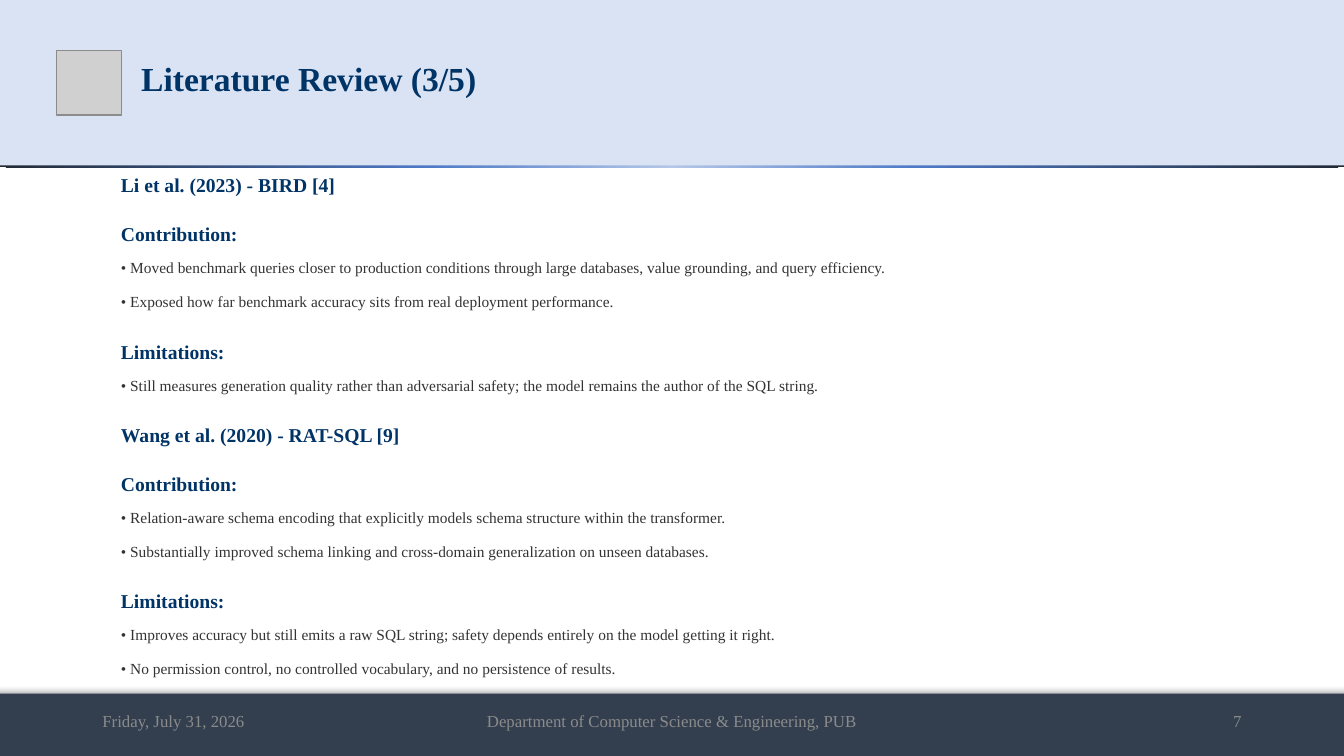
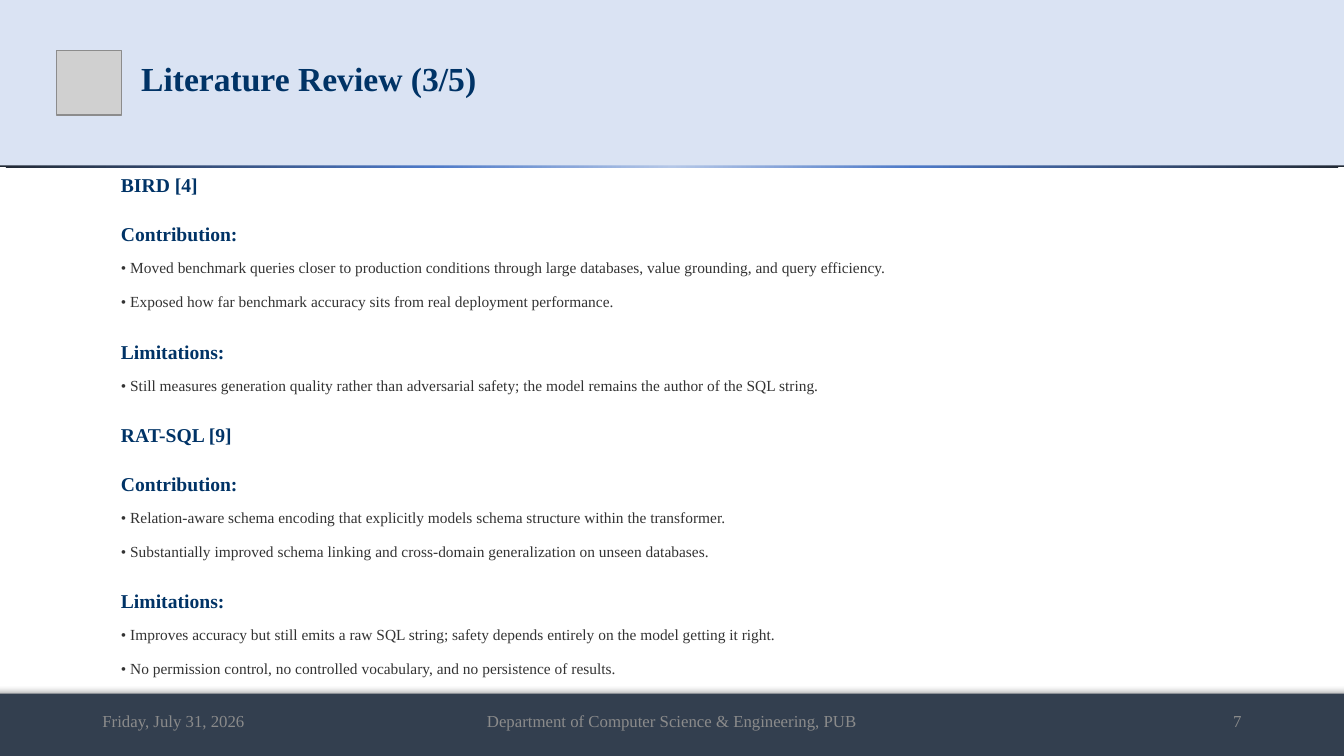
Before and after one commit to md-riaz/AEGIS-Research, a slide deck: slide 7 of docs/scripts/Md_Riaz_Mid_Defense_Final_0322310105101024.pptx. Drawn at 1344x756 pixels with LibreOffice and Linux fonts; fonts in the diff are those of the drawing; grey boxes stand for pictures. Boxes give left, top, right and bottom in pixels: in the first picture for what was removed or moved away, otherwise in the second. Text is boxed around its words. In the diff, an @@ line names an element or a change of style, - is before the commit and + after.

```diff
--- a/docs/scripts/Md_Riaz_Mid_Defense_Final_0322310105101024.pptx
+++ b/docs/scripts/Md_Riaz_Mid_Defense_Final_0322310105101024.pptx
@@ text at <box>121,178,198,195</box>: text changed @@
-Li et al. (2023) - BIRD [4]
+BIRD [4]
@@ text at <box>121,428,232,445</box>: text changed @@
-Wang et al. (2020) - RAT-SQL [9]
+RAT-SQL [9]
```
Also in this commit, not shown: 21 other slides changed, 1 slide removed, 1 other file.
